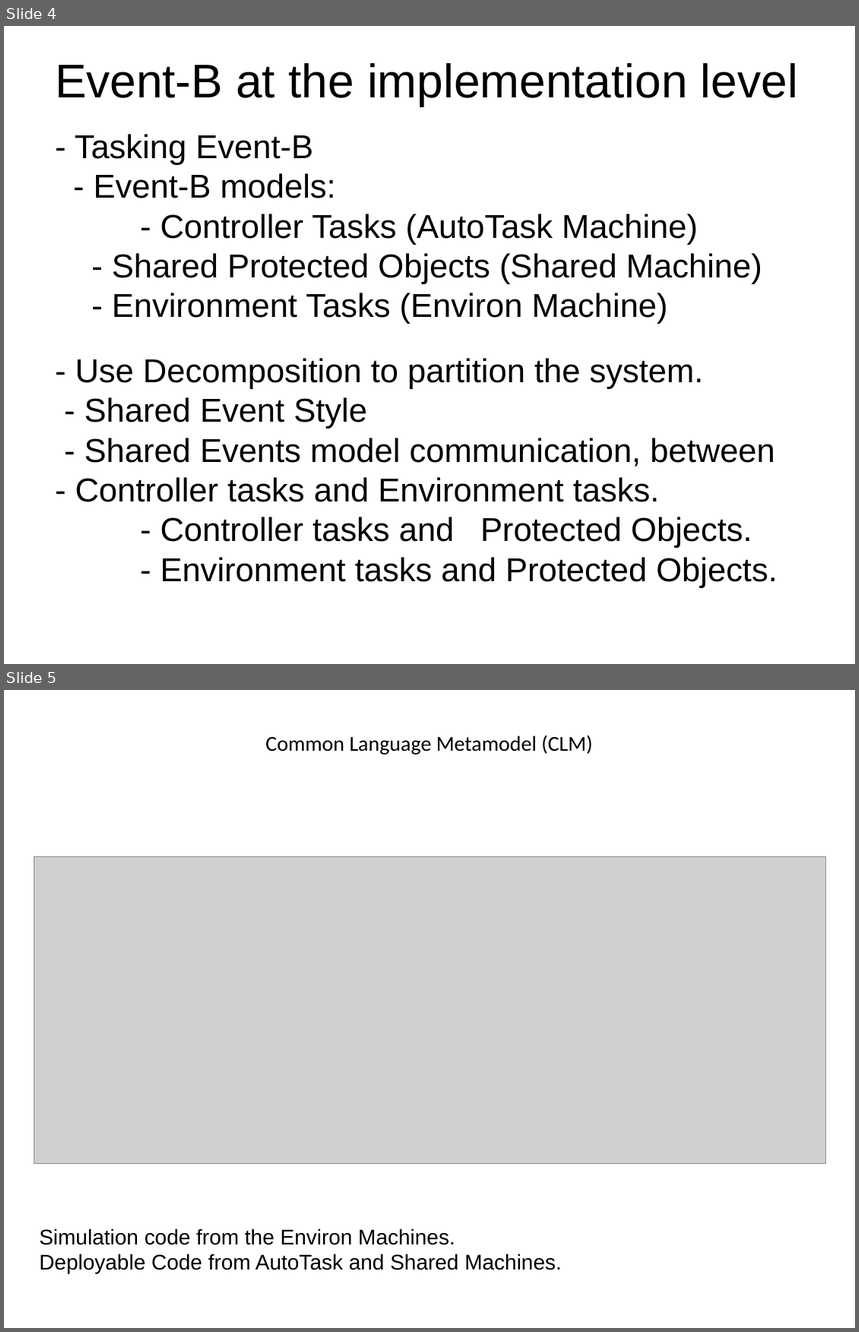
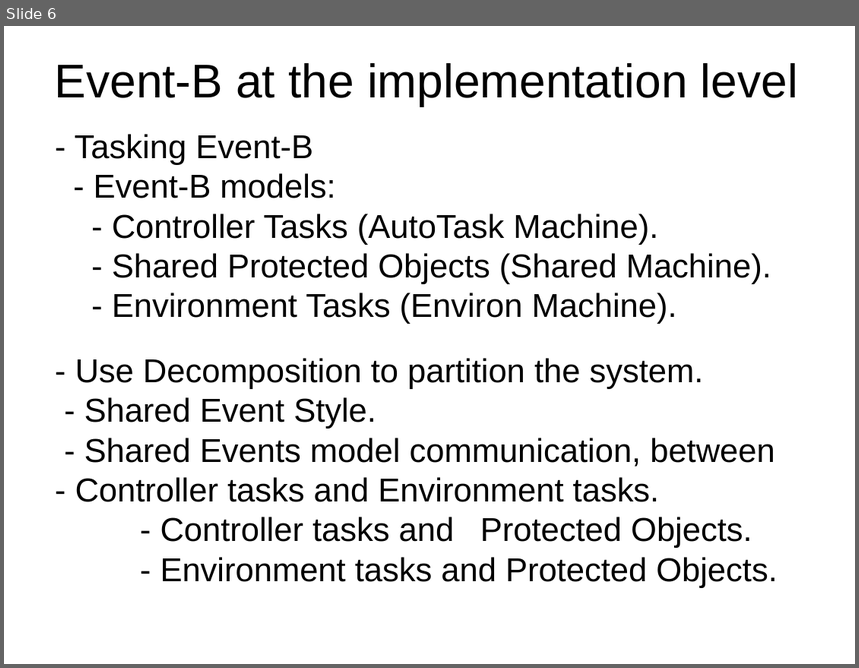
Before and after one commit to weetmuts/rodin-b-sharp-iUML_B_Utils, a slide deck: work/store/comp3011/AndysCourseMaterials/Mar2014/ProgrammingForSCSSession2.pptx. Shown one above the other, each under a label of ours: slides 4 and 5 before the commit, slide 6 after it. The pictures are 859x1332 and 859x668 pixels, drawn with LibreOffice and Linux fonts; fonts in the diff are those of the drawing; grey boxes stand for pictures; background and template pictures are left out. Boxes give left, top, right and bottom in pixels: in the first picture for what was removed or moved away, otherwise in the second. Text is boxed around its words. In the diff, an @@ line names an element or a change of style, - is before the commit and + after.

Commit message:
tele-commit auto push

```diff
--- a/work/store/comp3011/AndysCourseMaterials/Mar2014/ProgrammingForSCSSession2.pptx
+++ b/work/store/comp3011/AndysCourseMaterials/Mar2014/ProgrammingForSCSSession2.pptx
@@ slide 5 removed at [4,690,855,1328], background picture (left out) @@
@@ text removed at [265,735,593,755] @@
-Common Language Metamodel (CLM)
@@ picture removed at [34,857,826,1164] @@
@@ text removed at [39,1229,562,1274] @@
-Simulation code from the Environ Machines.
-Deployable Code from AutoTask and Shared Machines.
@@ what was slide 4 is now slide 6 @@
@@ slide 6 changed as well @@
@@ text at [112,214,772,324]: text changed @@
-- Controller Tasks (AutoTask Machine)
-- Shared Protected Objects (Shared Machine)
-- Environment Tasks (Environ Machine)
+- Controller Tasks (AutoTask Machine).
+- Shared Protected Objects (Shared Machine).
+- Environment Tasks (Environ Machine).
@@ text at [85,398,376,429]: text changed @@
-- Shared Event Style
+- Shared Event Style.
```
Also in this commit, not shown: 21 other slides changed, 3 slides added, 2 other slides removed, 5 other files.
